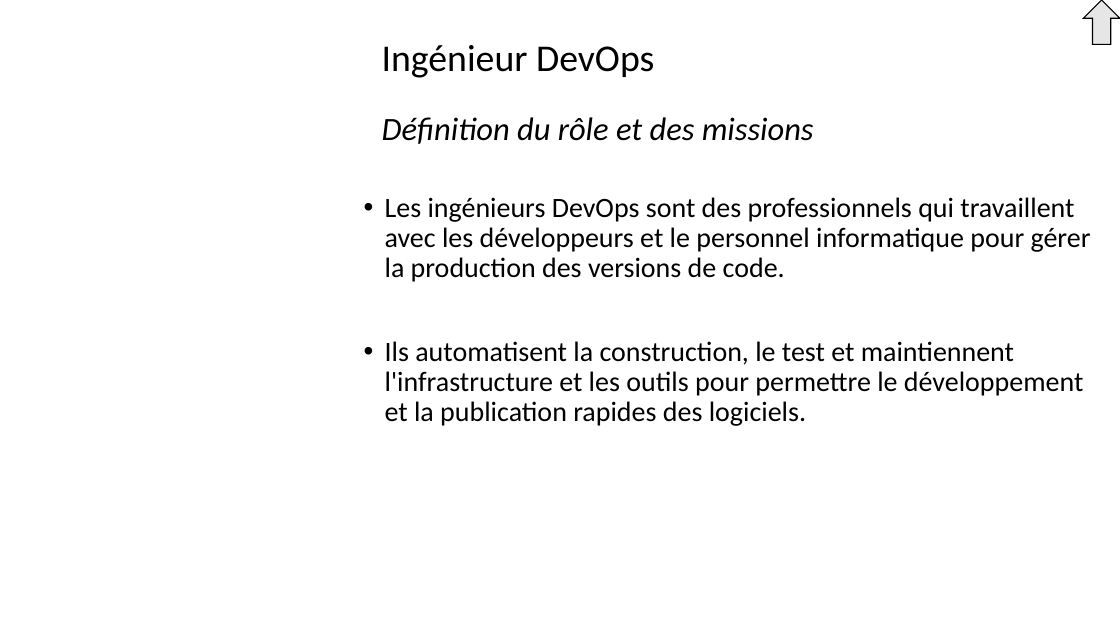
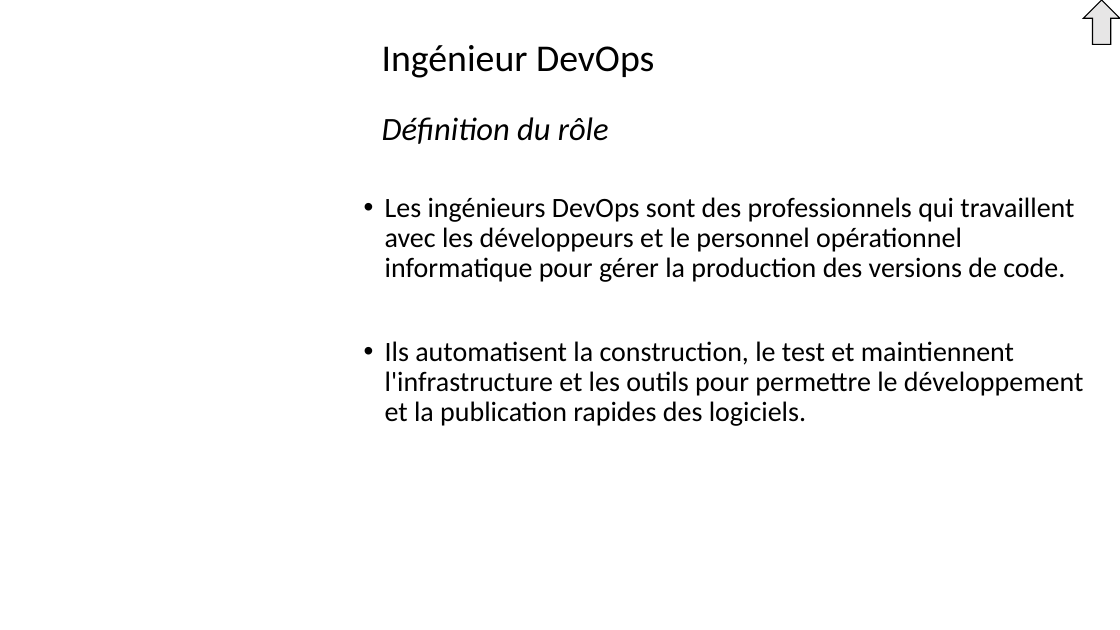
Before and after one commit to Solifred38/cv, a slide deck: slide 54 of Profils_jobs_it.pptx. Drawn at 1120x630 pixels with LibreOffice and Linux fonts; fonts in the diff are those of the drawing; background and template pictures are left out. Boxes give left, top, right and bottom in pixels: in the first picture for what was removed or moved away, otherwise in the second. Text is boxed around its words. In the diff, an @@ line names an element or a change of style, - is before the commit and + after.

```diff
--- a/Profils_jobs_it.pptx
+++ b/Profils_jobs_it.pptx
@@ text at (382,45,654,144): text changed @@
-Ingénieur DevOps
-Définition du rôle et des missions
+Ingénieur DevOps
+Définition du rôle
@@ text at (385,197,1074,282): text changed @@
-• Les ingénieurs DevOps sont des professionnels qui travaillent avec les développeurs et le personnel informatique pour gérer la production des versions de code.
+• Les ingénieurs DevOps sont des professionnels qui travaillent avec les développeurs et le personnel opérationnel informatique pour gérer la production des versions de code.
```
Also in this commit, not shown: 29 other slides changed, 2 slides added.
